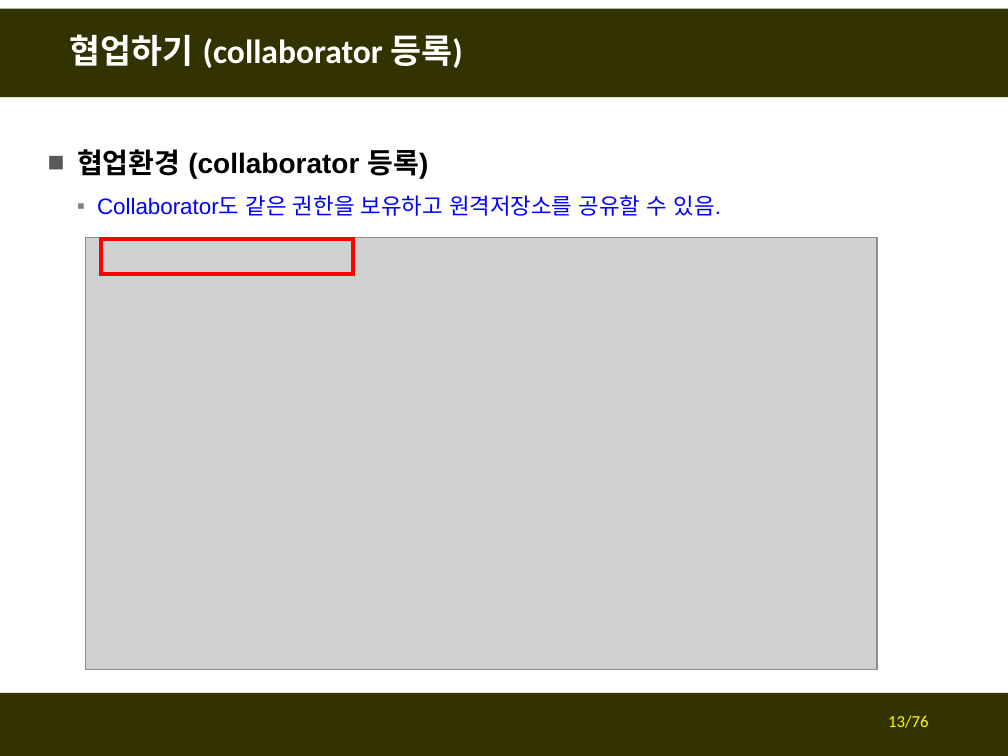
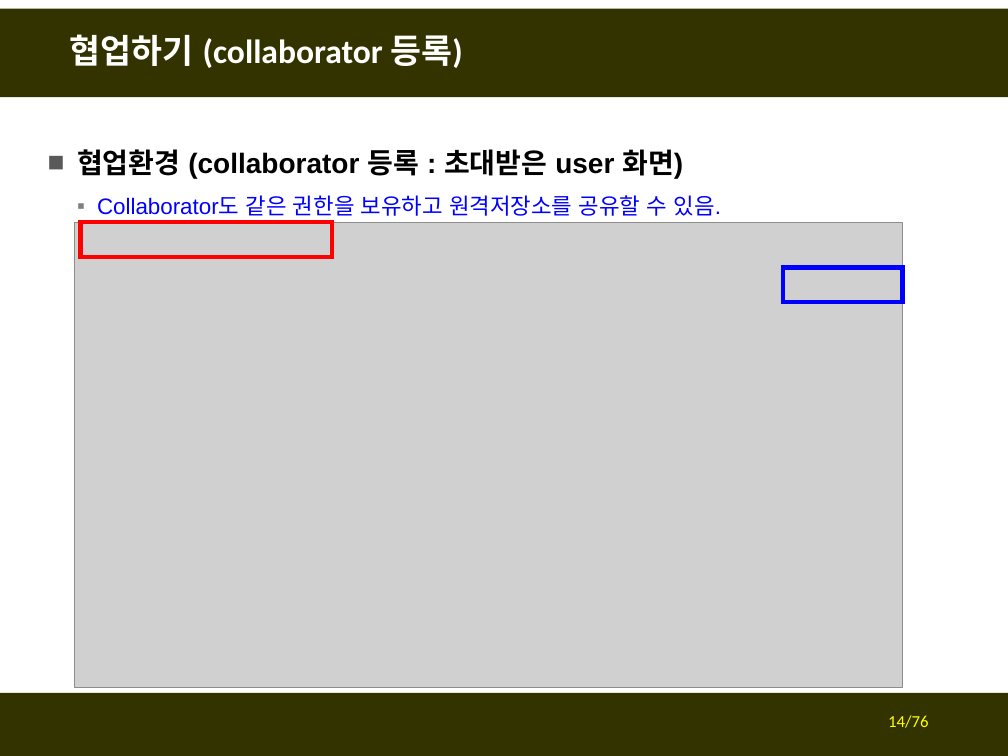
Before and after one commit to fasthill/github-lecture, a slide deck: slide 14 of git및github첫걸음4-협업하기.pptx (slide 13 before the commit). Drawn at 1008x756 pixels with LibreOffice and Linux fonts; fonts in the diff are those of the drawing; grey boxes stand for pictures. Boxes give left, top, right and bottom in pixels: in the first picture for what was removed or moved away, otherwise in the second. Text is boxed around its words. In the diff, an @@ line names an element or a change of style, - is before the commit and + after.

```diff
--- a/git및github첫걸음4-협업하기.pptx
+++ b/git및github첫걸음4-협업하기.pptx
@@ text at [77, 149, 683, 179]: text changed @@
-■ 협업환경 (collaborator 등록)
+■ 협업환경 (collaborator 등록 : 초대받은 user 화면)
@@ picture: place and size @@
-picture at [86, 238, 877, 669]
+picture at [75, 223, 903, 688]
@@ rectangle: place and size @@
-rectangle at [101, 239, 353, 274]
+rectangle at [81, 223, 333, 258]
@@ rectangle added at [782, 267, 902, 302], outline #0000FF 3 pt @@
@@ page number at [888, 715, 928, 728]: text changed @@
-13/76
+14/76
```
Also in this commit, not shown: 20 other slides changed, 5 slides added.
